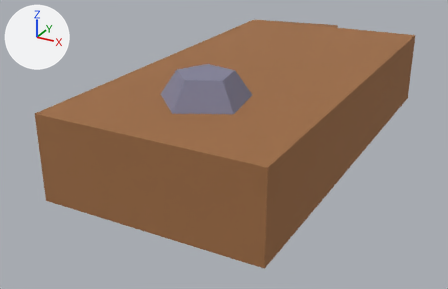
The glTF model assets/models/plank_splinter.glb as it was, and as the next commit left it.
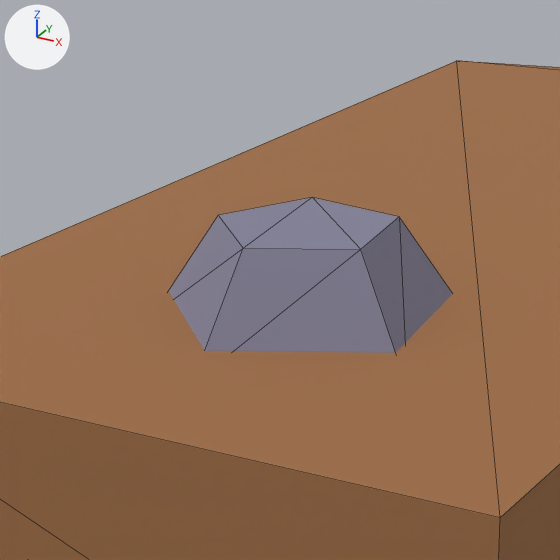
Each version appears first whole from a 50 mm lens placed at (0.322, -0.744, 0.274), pointed at (-0.067, -0.037, -0.079), and next in a close-up on the part from 24% to 64% of the width and 0% to 63% of the height. Every picture has the same lights, and +X, +Y and +Z are marked at upper left. The last two pictures show the newer version. The close-ups show mesh edges as thin lines. Where no turn or scale is listed for an object, it has been applied to the vertices. Vertices at exactly the same position are counted once.

Objects in the first close-up: 'Body'.
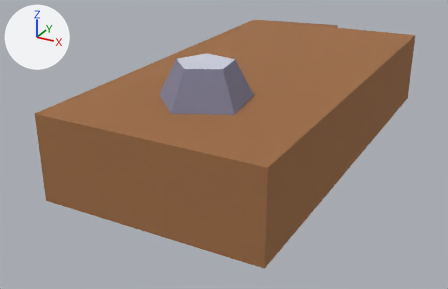
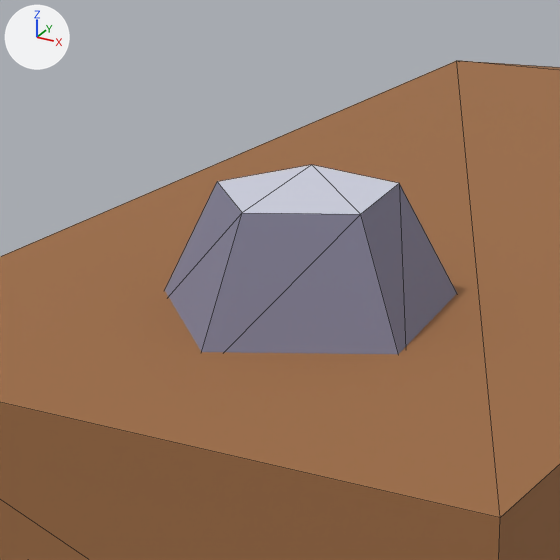
Pixel boxes [x1, y1, x2, y2] of what changed, in the close-ups (560 x 560 px; the box of a moved part takes in the faces that stretch with it):
'Body', reshaped, recoloured: [0, 61, 560, 560] in both
part 1 of me_body, moved or reshaped: before [169, 198, 453, 353]; after [165, 165, 457, 354]
part 2 of me_body, recoloured: before [218, 198, 398, 249]; after [218, 165, 399, 214]

What changed in the scene script:
```text
Change me_body:
    used by ob_body; location = (0.0, 0.0, 0.0)
    before: 12 (0.023, -0.177, 0.08) at pixel (399, 216), 14 (-0.015, -0.171, 0.08) at pixel (312, 197), 16 (-0.033, -0.205, 0.08) at pixel (218, 215), 18 (-0.005, -0.233, 0.08) at pixel (243, 248), 20 (0.029, -0.215, 0.08) at pixel (360, 249)
    remove me_body.from_pydata(...)  # 21 vertices, 31 faces; spans x -0.13..0.13, y -0.32..0.42, z -0.05..0.08
    add me_body.from_pydata(...)  # 21 vertices, 31 faces; spans x -0.13..0.13, y -0.32..0.42, z -0.05..0.092
    me_body part 1
    add for i in [12, 14, 16, 18, 20]: me_body.vertices[i].co += Vector((0.0, 0.0, 0.012))
    me_body part 2: 3 faces centred in x -0.018..0.013, y -0.206..-0.187, z 0.08 are repainted in the vertex colours; the middle colour goes from grey #84839a to light grey #cfd1e0
```
